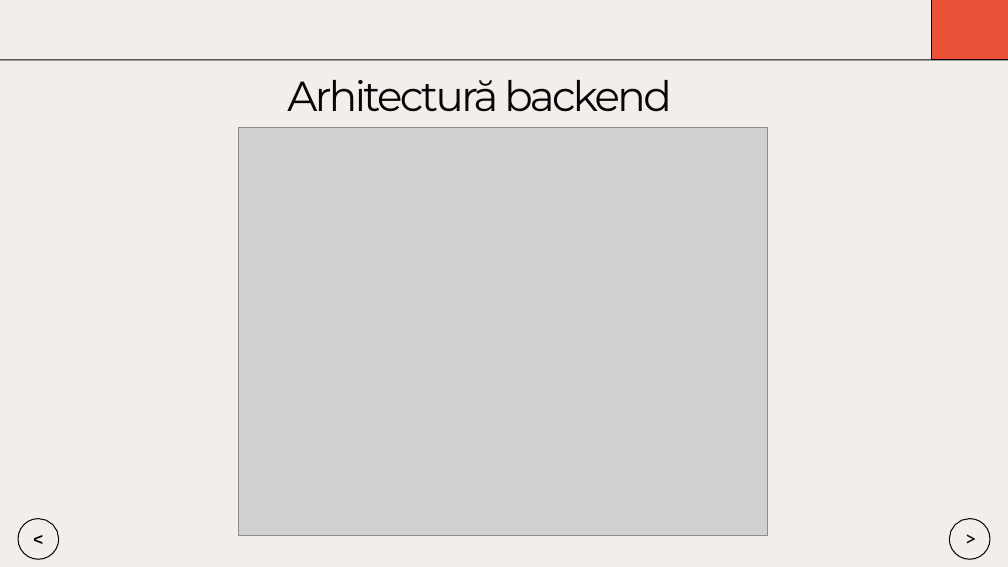
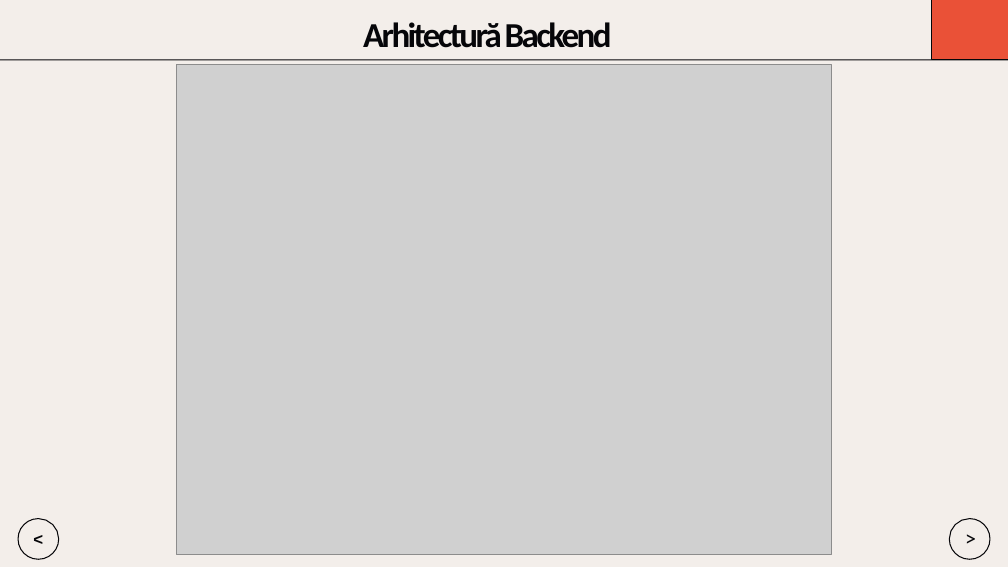
Before and after one commit to Dragomir1401/VisioScience-3D, a slide deck: slide 5 of Roadmap/scss/Prezentare_Final_Dragomir_Andrei.pptx. Drawn at 1008x567 pixels with LibreOffice and Linux fonts; fonts in the diff are those of the drawing; grey boxes stand for pictures. Boxes give left, top, right and bottom in pixels: in the first picture for what was removed or moved away, otherwise in the second. Text is boxed around its words. In the diff, an @@ line names an element or a change of style, - is before the commit and + after.

```diff
--- a/Roadmap/scss/Prezentare_Final_Dragomir_Andrei.pptx
+++ b/Roadmap/scss/Prezentare_Final_Dragomir_Andrei.pptx
@@ title at bbox=[363, 22, 612, 48]: text changed; size 30 to 25 pt; font Montserrat to Calibri; bold on @@
-Arhitectură backend
+Arhitectură Backend
@@ picture: place and size @@
-picture at bbox=[239, 128, 768, 535]
+picture at bbox=[176, 65, 832, 554]
```
Also in this commit, not shown: 10 other slides changed, 5 slides added, 4 slides removed, 4 other files.
